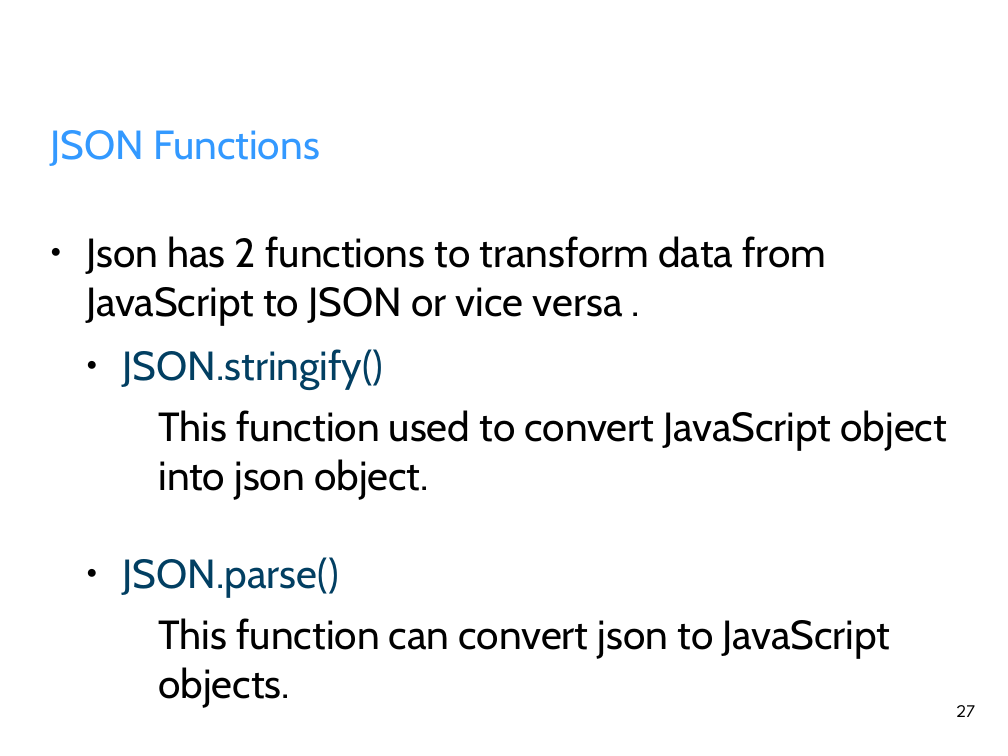
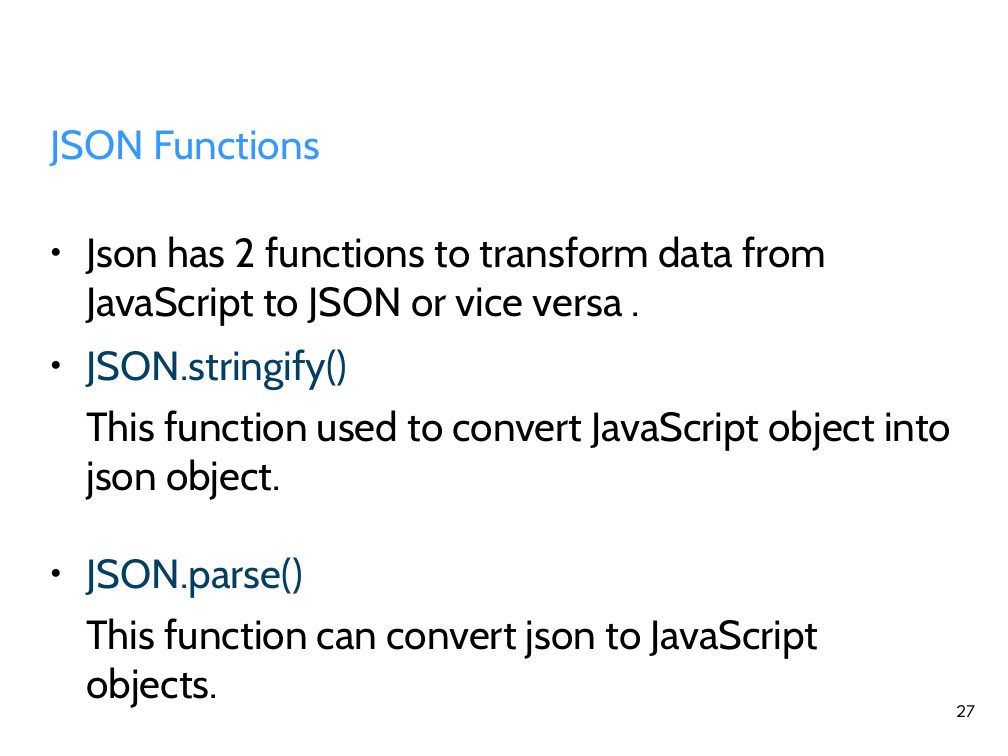
Before and after one commit to fahimahmadi1985/AllMaterial, a slide deck: slide 27 of Browser/Presentations/Fetch.odp. Drawn at 1008x756 pixels with LibreOffice and Linux fonts; fonts in the diff are those of the drawing; background and template pictures are left out. Boxes give left, top, right and bottom in pixels: in the first picture for what was removed or moved away, otherwise in the second. Text is boxed around its words. In the diff, an @@ line names an element or a change of style, - is before the commit and + after.

```diff
--- a/Browser/Presentations/Fetch.odp
+++ b/Browser/Presentations/Fetch.odp
@@ subtitle at [86,349,951,707]: list level 2 to 1 in "JSON.stringify()"; list level 3 to 1 in "This function used to convert ..."; list level 2 to 1 in "JSON.parse()"; list level 3 to 1 in "This function can convert json ..." @@
```
Also in this commit, not shown: 2 other slides changed, 2 slides added, 1 slide removed, 7 other files.
